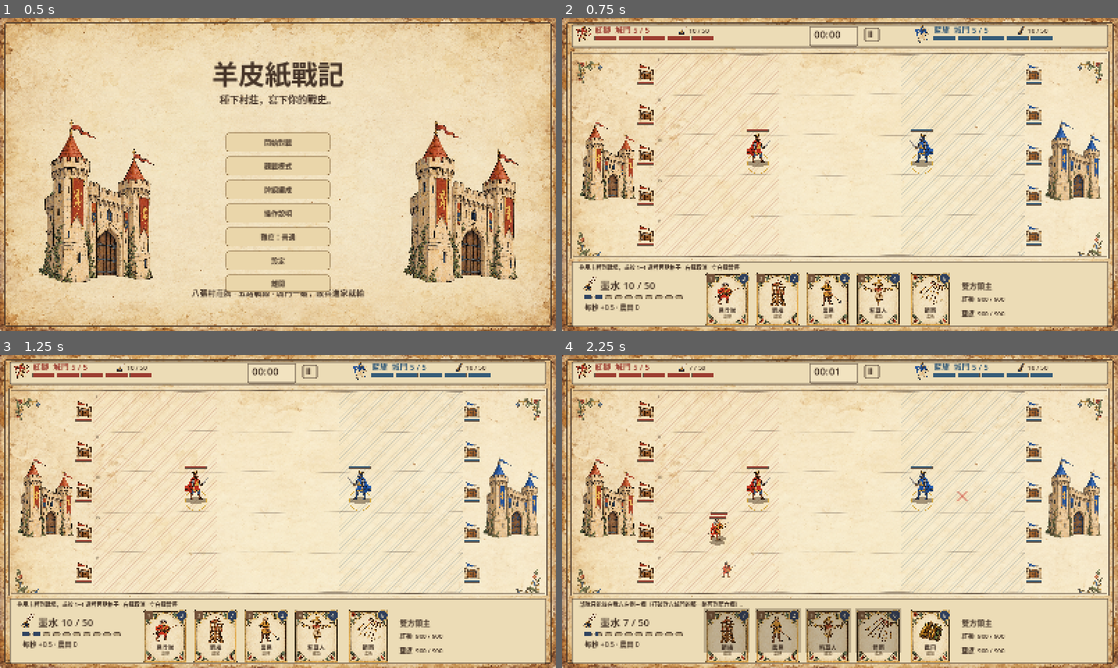
Above: before the commit, frames 1-4 (two rows, left to right).
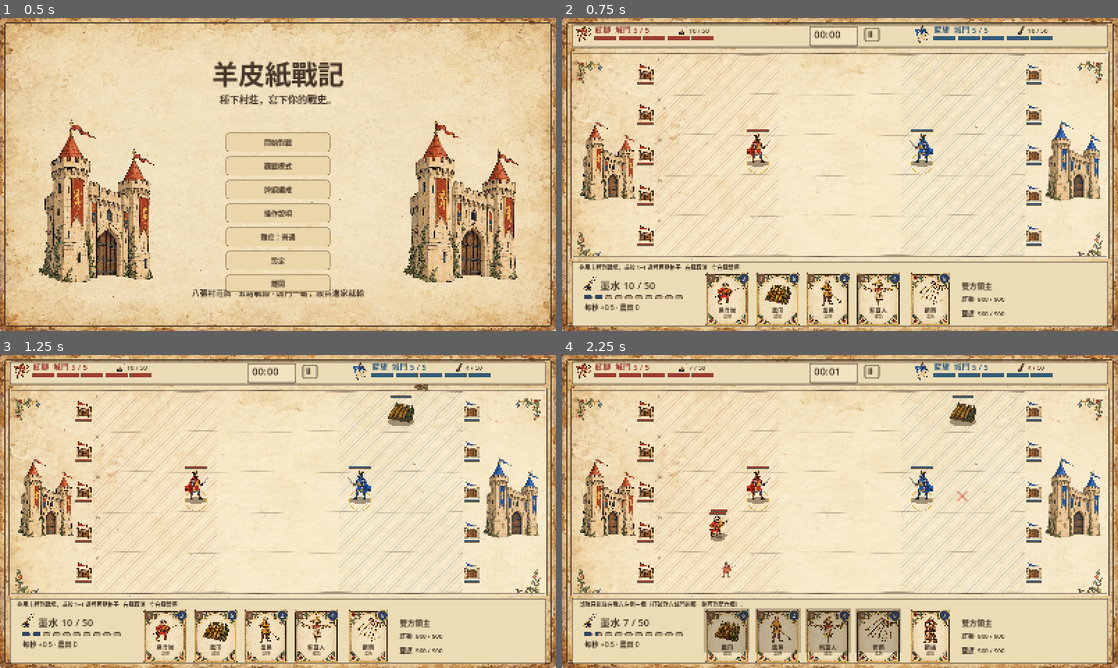
Above: after the commit, the same moments.

Repository: crazycatpower/FiveLaneLords
Game: Godot game, scene res://main.tscn
Same seed, same stepped clock (60 frames per second), same inputs: the game is played once before the commit and once after it.
Inputs (mouse positions are in pixels of both pictures, inside the frame that each line leads up to):
- Up to frame 1 (0.5 s): no input
- Up to frame 2 (0.75 s): click "開始對戰" at 0.5 s
- Up to frame 3 (1.25 s): no input
- Up to frame 4 (2.25 s): tap Enter at 1.25 s; move the mouse to (962, 495) at 1.27 s; tap 1 at 1.35 s; click (962, 495) at 1.42 s; tap Space at 1.52, 2 s; drag from (728, 527) to (812, 574) at 2.02 s

Frame 1 is identical in both runs. In frame 2, 0.3% of the frame differs, in the area x 36-42%, y 82-95%; in frame 3, 0.6%; in frame 4, 1.1%, in the area x 26-88%, y 3-95%.

Commit message:
Opening hand always holds farmland
After the shuffle, if farmland is not among the first four cards it is
swapped into a random hand slot (seeded, both sides).

Co-Authored-By: Claude Opus 5.5 <noreply@anthropic.com>

Diff:
--- a/battle.gd
+++ b/battle.gd
@@ -43,6 +43,12 @@
 			var swap = deck[i]
 			deck[i] = deck[j]
 			deck[j] = swap
+		# The opening hand (first 4) always holds farmland: swap it into a random hand slot if needed.
+		var farm := deck.find("farm")
+		if farm >= 4:
+			var slot := rng.randi_range(0,3)
+			deck[farm] = deck[slot]
+			deck[slot] = "farm"
 		lords.append(Lord.create(team))
 		decks.append(deck)
 		gates.append([B.GATE_HP,B.GATE_HP,B.GATE_HP,B.GATE_HP,B.GATE_HP])
--- a/smoke_test.gd
+++ b/smoke_test.gd
@@ -29,6 +29,8 @@
 	test_screens()
 	test_feel()
 	test_overlap()
+	test_opening_hand()
+	check(finished.has("opening"),"opening hand test ran to the end")
 	check(finished.has("overlap"),"overlap test ran to the end")
 	check(finished.has("feel"),"feel test ran to the end")
 	check(finished.has("screens"),"screen test ran to the end (a script error would stop it silently)")
@@ -432,3 +434,17 @@
 	check(offsets.all(func(d: float) -> bool: return absf(d) <= B.PLACE_JITTER) and offsets.max()-offsets.min() > 4,"placed units get a small up/down offset")
 	check(units.all(func(u: Dictionary) -> bool: return u.pos == Vector2(500,y)),"the offset never moves the unit itself")
 	finished["overlap"] = true
+
+func test_opening_hand() -> void:
+	var missing := 0
+	for seed_value: int in range(200):
+		for preset: Array in B.PRESETS:
+			var m := Battle.new(seed_value,preset.duplicate(),preset.duplicate())
+			for team: int in range(2):
+				if not "farm" in m.decks[team].slice(0,4): missing += 1
+				if m.decks[team].size() != 8: missing += 1
+	check(missing == 0,"every opening hand holds farmland (200 seeds x 3 decks x 2 sides)")
+	var a := Battle.new(31,B.PRESETS[1].duplicate())
+	var b := Battle.new(31,B.PRESETS[1].duplicate())
+	check(a.decks == b.decks,"opening hand stays reproducible per seed")
+	finished["opening"] = true
Not shown, changed: docs/企劃書.md
